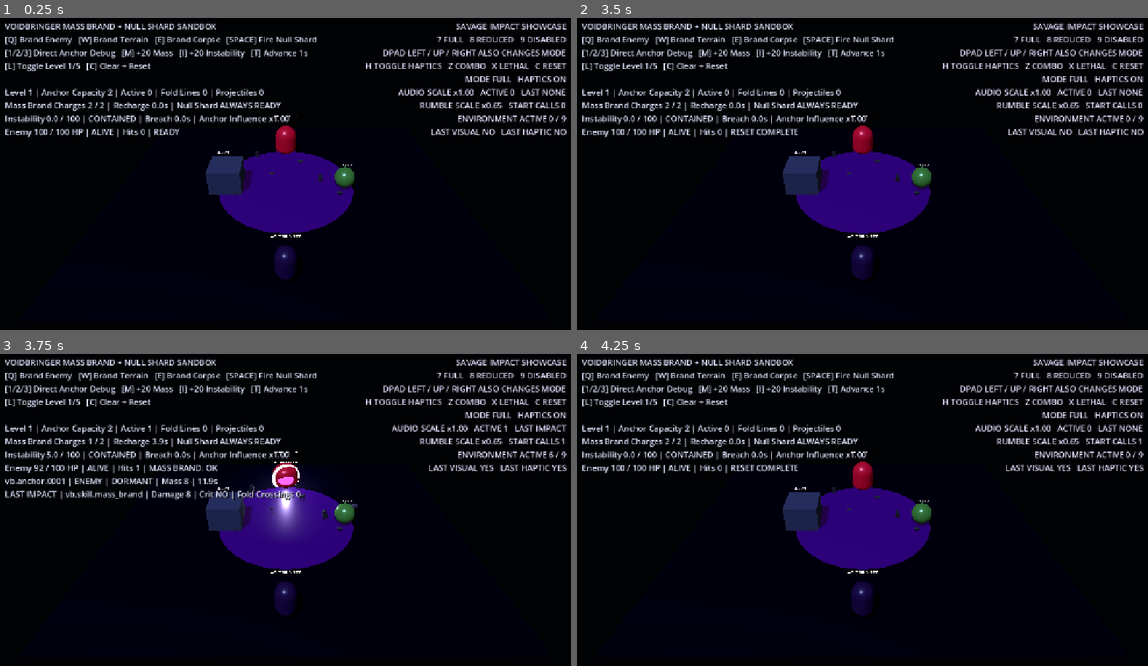
Above: before the commit, frames 1-4 (two rows, left to right).
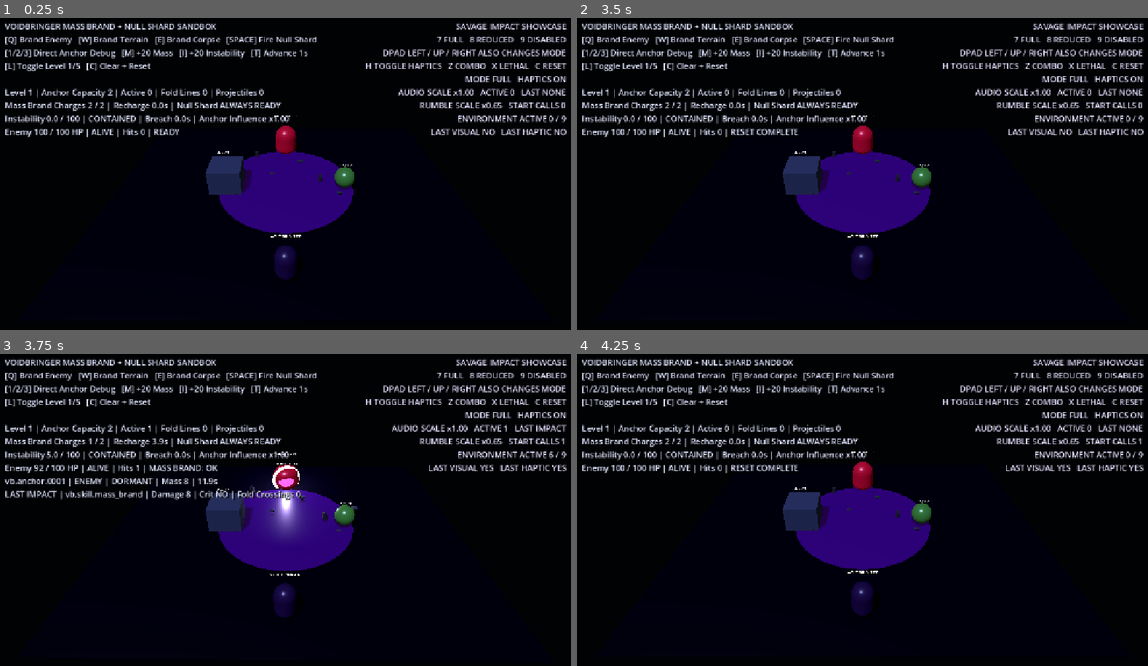
Above: after the commit, the same moments.

Repository: D3MISEarch/ABYSSFALL
Game: Godot game, scene res://scenes/voidbringer_impact_showcase_sandbox.tscn
Two runs of this game, one before a commit and one after it. Both use one fixed random seed, a clock stepped at 60 frames per second and the inputs below. This scene is started directly instead of the project's main scene.
Inputs (mouse positions are in pixels of both pictures, inside the frame that each line leads up to):
- Up to frame 1 (0.25 s): no input
- Up to frame 2 (3.5 s): tap Enter (ui_accept) at 0.5, 0.77, 1.25, 2, 2.75 s; move the mouse to (988, 158) at 0.52 s; hold Right (ui_right) 0.53-1.25 s; tap C at 0.6, 2.3 s; click (988, 158) at 0.67 s; drag from (748, 192) to (833, 242) at 1.27 s; move the mouse to (919, 105) at 2.02 s; hold Right (ui_right) 2.03-2.75 s; tap V at 2.1 s; drag from (833, 242) to (685, 127) at 2.77 s
- Up to frame 3 (3.75 s): tap Enter (ui_accept) at 3.5 s; move the mouse to (462, 559) at 3.52 s; hold Left (ui_left) from 3.53 s (still down); tap Q at 3.6 s
- Up to frame 4 (4.25 s): keep holding Left (ui_left); tap Enter (ui_accept) at 3.77 s; tap C at 3.8 s

Frames 1-2 are identical in both runs. In frame 3, 0.8% of the frame differs, in the area x 36-63%, y 31-85%; in frame 4, nothing differs.
Error after the commit: Cannot call method 'get_camera_3d' on a null value. (res://scripts/presentation/voidbringer_camera_impact.gd:28)

Commit message:
fix: route impact audio to audible master voices

Diff:
--- a/scripts/presentation/voidbringer_impact_audio.gd
+++ b/scripts/presentation/voidbringer_impact_audio.gd
@@ -1,13 +1,15 @@
 class_name VoidbringerImpactAudio
-extends Node3D
+extends Node
 
 signal audio_started(snapshot: Dictionary)
 signal audio_finished(voice_id: StringName)
 
 const SETTINGS_SCRIPT = preload("res://scripts/presentation/voidbringer_presentation_settings.gd")
-const SAMPLE_RATE := 22050
+const CAMERA_IMPACT_SCRIPT = preload("res://scripts/presentation/voidbringer_camera_impact.gd")
+const SAMPLE_RATE := 44100
 const MAX_ACTIVE_VOICES := 8
 const MASS_BRAND_ID: StringName = &"vb.skill.mass_brand"
+const OUTPUT_BUS := &"Master"
 
 var settings: VoidbringerPresentationSettings
 var active_voices: Array[Dictionary] = []
@@ -15,12 +17,17 @@
 var play_count := 0
 var _next_voice_serial := 1
 var _stream_cache: Dictionary = {}
+var camera_impact: VoidbringerCameraImpact
 
 
 func configure(presentation_settings: VoidbringerPresentationSettings) -> void:
 	settings = presentation_settings
 	if settings == null:
 		settings = SETTINGS_SCRIPT.new()
+	camera_impact = CAMERA_IMPACT_SCRIPT.new() as VoidbringerCameraImpact
+	camera_impact.name = "VoidbringerCameraImpact"
+	add_child(camera_impact)
+	camera_impact.configure(settings)
 
 
 func play_impact(value: Variant) -> Dictionary:
@@ -29,18 +36,15 @@
 		return {}
 	if float(impact.get("damage_applied", 0.0)) <= 0.0:
 		return {}
+	if camera_impact != null:
+		camera_impact.play_impact(impact)
 	var profile_id: StringName = &"impact"
 	if bool(impact.get("fatal", false)):
 		profile_id = &"fatal"
 	elif bool(impact.get("critical", false)):
 		profile_id = &"critical"
 	var fold_count := clampi(int(impact.get("fold_crossing_count", 0)), 0, 3)
-	return _play_profile(
-		profile_id,
-		impact.get("impact_point", Vector3.ZERO),
-		fold_count,
-		impact.get("cast_id", &"")
-	)
+	return _play_profile(profile_id, fold_count, impact.get("cast_id", &""))
 
 
 func play_skill_commit(value: Variant) -> Dictionary:
@@ -51,20 +55,21 @@
 	if not impact.is_empty() and float(impact.get("damage_applied", 0.0)) > 0.0:
 		return {}
 	var anchor := skill.get("anchor", {}) as Dictionary
-	var position_value: Vector3 = anchor.get("position", Vector3.ZERO)
 	if bool(skill.get("entered_breach", false)):
-		return _play_profile(&"breach", position_value, 0, skill.get("cast_id", &""))
+		return _play_profile(&"breach", 0, skill.get("cast_id", &""))
 	if StringName(str(skill.get("ability_id", ""))) == MASS_BRAND_ID:
-		return _play_profile(&"anchor", position_value, 0, skill.get("cast_id", &""))
+		return _play_profile(&"anchor", 0, skill.get("cast_id", &""))
 	return {}
 
 
 func tick(delta: float) -> void:
 	var step := maxf(delta, 0.0)
+	if camera_impact != null:
+		camera_impact.tick(step)
 	for index in range(active_voices.size() - 1, -1, -1):
 		var voice: Dictionary = active_voices[index]
 		var remaining := maxf(float(voice.get("remaining", 0.0)) - step, 0.0)
-		var player := voice.get("player") as AudioStreamPlayer3D
+		var player := voice.get("player") as AudioStreamPlayer
 		if remaining <= 0.0 or not is_instance_valid(player):
 			var voice_id := StringName(str(voice.get("voice_id", "")))
 			active_voices.remove_at(index)
@@ -77,9 +82,11 @@
 
 func clear() -> void:
 	for voice: Dictionary in active_voices:
-		_dispose_player(voice.get("player") as AudioStreamPlayer3D)
+		_dispose_player(voice.get("player") as AudioStreamPlayer)
 	active_voices.clear()
 	last_audio_report.clear()
+	if camera_impact != null:
+		camera_impact.clear()
 
 
 func debug_snapshot() -> Dictionary:
@@ -91,6 +98,7 @@
 			"remaining": float(voice.get("remaining", 0.0)),
 			"volume_db": float(voice.get("volume_db", 0.0)),
 			"fold_count": int(voice.get("fold_count", 0)),
+			"playing": bool(voice.get("playing", false)),
 		})
 	return {
 		"active_voice_count": active_voices.size(),
@@ -98,6 +106,9 @@
 		"cached_stream_count": _stream_cache.size(),
 		"last_audio_report": last_audio_report.duplicate(true),
 		"voices": voices,
+		"output_bus": OUTPUT_BUS,
+		"player_kind": &"AudioStreamPlayer",
+		"camera": {} if camera_impact == null else camera_impact.debug_snapshot(),
 	}
 
 
@@ -105,25 +116,18 @@
 	return _stream_for(profile_id, clampi(fold_count, 0, 3))
 
 
-func _play_profile(
-	profile_id: StringName,
-	world_position: Vector3,
-	fold_count: int,
-	cast_id: Variant
-) -> Dictionary:
+func _play_profile(profile_id: StringName, fold_count: int, cast_id: Variant) -> Dictionary:
 	var audio_scale := settings.audio_scale()
 	if audio_scale <= 0.0:
 		return {}
 	_prune_to_budget()
 	var stream := _stream_for(profile_id, fold_count)
-	var player := AudioStreamPlayer3D.new()
+	var player := AudioStreamPlayer.new()
 	var voice_id := StringName("vb.audio.voice.%04d" % _next_voice_serial)
 	_next_voice_serial += 1
 	player.name = String(voice_id)
 	player.stream = stream
-	player.position = to_local(world_position)
-	player.max_distance = 18.0
-	player.unit_size = 2.5
+	player.bus = OUTPUT_BUS
 	player.max_polyphony = 1
 	var profile_gain := _profile_gain(profile_id)
 	var linear_gain := clampf(profile_gain * audio_scale, 0.001, 1.0)
@@ -131,26 +135,31 @@
 	add_child(player)
 	player.play()
 	var duration := _profile_duration(profile_id)
+	var peak := _stream_peak(stream)
 	active_voices.append({
 		"voice_id": voice_id,
 		"profile_id": profile_id,
 		"player": player,
-		"remaining": duration + 0.04,
+		"remaining": duration + 0.08,
 		"duration": duration,
 		"volume_db": player.volume_db,
 		"fold_count": fold_count,
+		"playing": player.playing,
 	})
 	play_count += 1
 	last_audio_report = {
 		"voice_id": voice_id,
 		"cast_id": cast_id,
 		"profile_id": profile_id,
-		"position": world_position,
 		"fold_count": fold_count,
 		"duration": duration,
 		"audio_scale": audio_scale,
 		"volume_db": player.volume_db,
 		"active_voice_count": active_voices.size(),
+		"output_bus": player.bus,
+		"player_kind": &"AudioStreamPlayer",
+		"stream_peak": peak,
+		"playing_after_start": player.playing,
 	}
 	audio_started.emit(last_audio_report.duplicate(true))
 	return last_audio_report.duplicate(true)
@@ -159,10 +168,10 @@
 func _prune_to_budget() -> void:
 	while active_voices.size() >= MAX_ACTIVE_VOICES:
 		var oldest: Dictionary = active_voices.pop_front()
-		_dispose_player(oldest.get("player") as AudioStreamPlayer3D)
-
-
-func _dispose_player(player: AudioStreamPlayer3D) -> void:
+		_dispose_player(oldest.get("player") as AudioStreamPlayer)
+
+
+func _dispose_player(player: AudioStreamPlayer) -> void:
 	if not is_instance_valid(player):
 		return
 	player.stop()
@@ -176,52 +185,79 @@
 	if _stream_cache.has(cache_key):
 		return _stream_cache[cache_key] as AudioStreamWAV
 	var duration := _profile_duration(profile_id)
-	var sample_count := maxi(int(ceil(duration * float(SAMPLE_RATE))), 1)
-	var data := PackedByteArray()
-	data.resize(sample_count * 2)
+	var frame_count := maxi(int(ceil(duration * float(SAMPLE_RATE))), 1)
+	var mono_samples := PackedFloat32Array()
+	mono_samples.resize(frame_count)
 	var seed := _profile_seed(profile_id) + fold_count * 977
-	for sample_index in range(sample_count):
+	var peak := 0.0
+	for sample_index in range(frame_count):
 		var time := float(sample_index) / float(SAMPLE_RATE)
 		var progress := clampf(time / duration, 0.0, 1.0)
-		var envelope := minf(time / 0.006, 1.0) * pow(1.0 - progress, 2.25)
+		var attack := minf(time / 0.0035, 1.0)
+		var envelope := attack * pow(1.0 - progress, 1.65)
 		var low_frequency := lerpf(_low_start(profile_id), _low_end(profile_id), progress)
 		var mid_frequency := lerpf(_mid_start(profile_id), _mid_end(profile_id), progress)
 		var low := sin(TAU * low_frequency * time)
-		var mid := sin(TAU * mid_frequency * time + 0.35) * 0.34
-		var noise := _deterministic_noise(sample_index, seed) * pow(1.0 - progress, 5.5)
+		var mid := sin(TAU * mid_frequency * time + 0.35) * 0.38
+		var click := _deterministic_noise(sample_index, seed) * pow(1.0 - progress, 9.0)
 		var fold_tone := 0.0
 		if fold_count > 0:
-			fold_tone = sin(TAU * (390.0 + float(fold_count) * 55.0) * time) * 0.10 * float(fold_count)
-		var sample := (low * 0.62 + mid * 0.24 + noise * 0.32 + fold_tone) * envelope
+			fold_tone = sin(TAU * (390.0 + float(fold_count) * 55.0) * time) * 0.12 * float(fold_count)
+		var sample := (low * 0.72 + mid * 0.30 + click * 0.42 + fold_tone) * envelope
 		if profile_id == &"fatal":
-			sample += sin(TAU * 31.0 * time) * pow(1.0 - progress, 1.55) * 0.24
+			sample += sin(TAU * 38.0 * time) * pow(1.0 - progress, 1.25) * 0.42
 		elif profile_id == &"breach":
-			sample += sin(TAU * 172.0 * time + sin(time * 28.0) * 0.7) * envelope * 0.20
-		var signed_sample := int(round(clampf(sample, -1.0, 1.0) * 32767.0))
-		data[sample_index * 2] = signed_sample & 0xFF
-		data[sample_index * 2 + 1] = (signed_sample >> 8) & 0xFF
+			sample += sin(TAU * 172.0 * time + sin(time * 28.0) * 0.7) * envelope * 0.24
+		mono_samples[sample_index] = sample
+		peak = maxf(peak, absf(sample))
+	var normalization := 0.92 / maxf(peak, 0.001)
+	var data := PackedByteArray()
+	data.resize(frame_count * 4)
+	for sample_index in range(frame_count):
+		var normalized := clampf(mono_samples[sample_index] * normalization, -0.92, 0.92)
+		var signed_sample := int(round(normalized * 32767.0))
+		var low_byte := signed_sample & 0xFF
+		var high_byte := (signed_sample >> 8) & 0xFF
+		var offset := sample_index * 4
+		data[offset] = low_byte
+		data[offset + 1] = high_byte
+		data[offset + 2] = low_byte
+		data[offset + 3] = high_byte
 	var stream := AudioStreamWAV.new()
 	stream.format = AudioStreamWAV.FORMAT_16_BITS
 	stream.mix_rate = SAMPLE_RATE
-	stream.stereo = false
+	stream.stereo = true
 	stream.loop_mode = AudioStreamWAV.LOOP_DISABLED
 	stream.data = data
 	_stream_cache[cache_key] = stream
 	return stream
 
 
+func _stream_peak(stream: AudioStreamWAV) -> float:
+	if stream == null or stream.data.is_empty():
+		return 0.0
+	var peak := 0.0
+	var step := 4 if stream.stereo else 2
+	for offset in range(0, stream.data.size() - 1, step):
+		var value := int(stream.data[offset]) | (int(stream.data[offset + 1]) << 8)
+		if value >= 32768:
+			value -= 65536
+		peak = maxf(peak, absf(float(value) / 32767.0))
+	return peak
+
+
 func _profile_duration(profile_id: StringName) -> float:
 	match profile_id:
 		&"fatal":
-			return 0.24
-		&"critical":
+			return 0.42
+		&"critical":
+			return 0.30
+		&"breach":
+			return 0.38
+		&"anchor":
 			return 0.18
-		&"breach":
-			return 0.26
-		&"anchor":
-			return 0.11
-		_:
-			return 0.14
+		_:
+			return 0.28
 
 
 func _profile_gain(profile_id: StringName) -> float:
@@ -229,69 +265,69 @@
 		&"fatal":
 			return 1.0
 		&"critical":
-			return 0.88
-		&"breach":
-			return 0.84
-		&"anchor":
-			return 0.56
-		_:
-			return 0.72
+			return 0.96
+		&"breach":
+			return 0.90
+		&"anchor":
+			return 0.68
+		_:
+			return 0.92
 
 
 func _low_start(profile_id: StringName) -> float:
 	match profile_id:
 		&"fatal":
-			return 88.0
-		&"critical":
-			return 102.0
-		&"breach":
-			return 72.0
-		&"anchor":
-			return 118.0
-		_:
 			return 96.0
+		&"critical":
+			return 112.0
+		&"breach":
+			return 82.0
+		&"anchor":
+			return 132.0
+		_:
+			return 108.0
 
 
 func _low_end(profile_id: StringName) -> float:
 	match profile_id:
 		&"fatal":
+			return 42.0
+		&"critical":
+			return 52.0
+		&"breach":
 			return 38.0
-		&"critical":
+		&"anchor":
+			return 70.0
+		_:
 			return 48.0
-		&"breach":
-			return 34.0
-		&"anchor":
-			return 62.0
-		_:
-			return 44.0
 
 
 func _mid_start(profile_id: StringName) -> float:
 	match profile_id:
 		&"fatal":
-			return 285.0
-		&"critical":
-			return 340.0
-		&"breach":
-			return 230.0
-		&"anchor":
-			return 410.0
-		_:
-			return 315.0
+			return 320.0
+		&"critical":
+			return 390.0
+		&"breach":
+			return 260.0
+		&"anchor":
+			return 460.0
+		_:
+			return 360.0
 
 
 func _mid_end(profile_id: StringName) -> float:
 	match profile_id:
 		&"fatal":
+			return 105.0
+		&"critical":
+			return 140.0
+		&"breach":
 			return 92.0
-		&"critical":
-			return 125.0
-		&"breach":
-			return 84.0
-		&"anchor":
-			return 180.0
-		_:
-			return 110.0
+		&"anchor":
+			return 195.0
+		_:
+			return 120.0
 
 
 func _profile_seed(profile_id: StringName) -> int:
